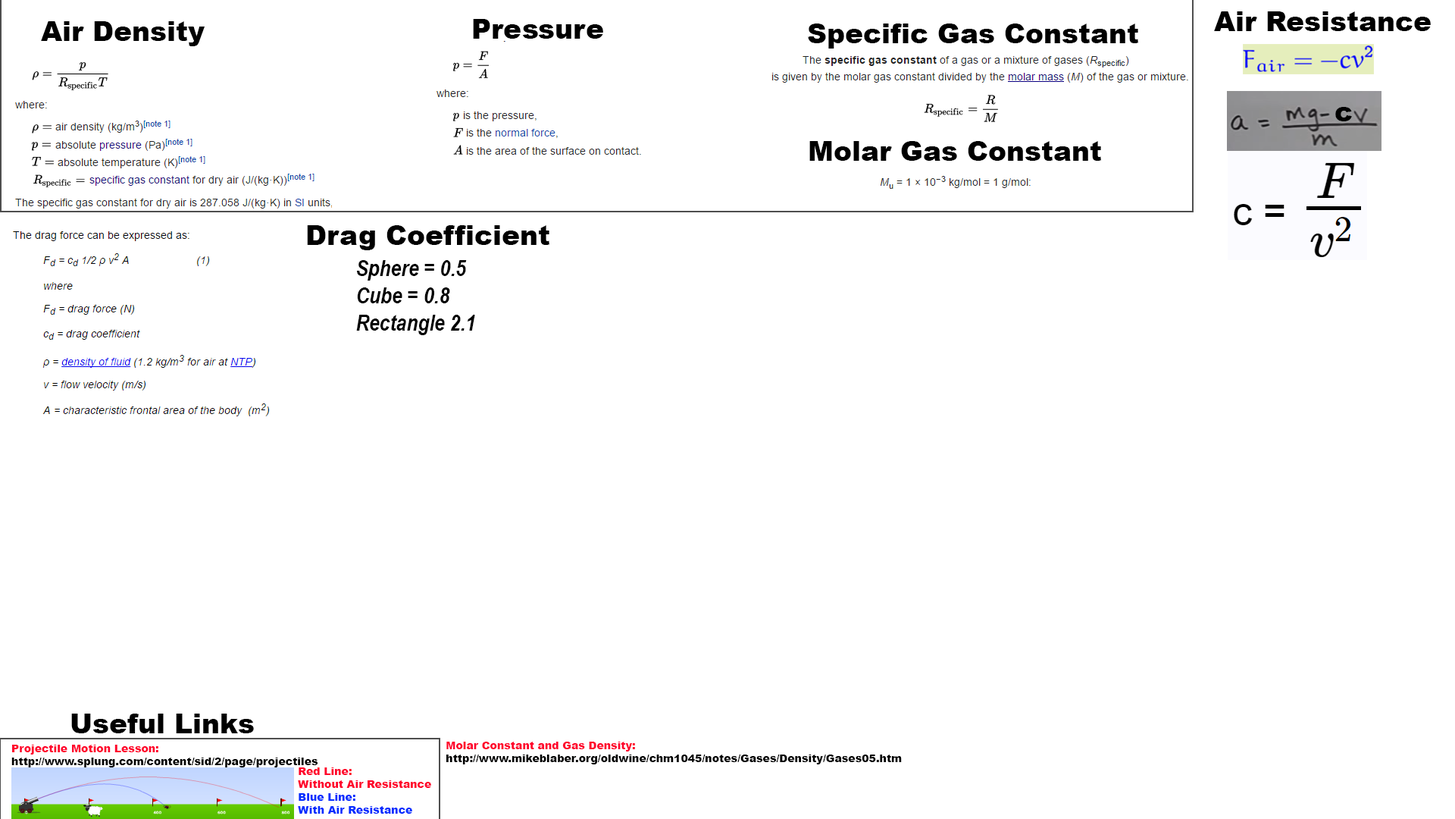
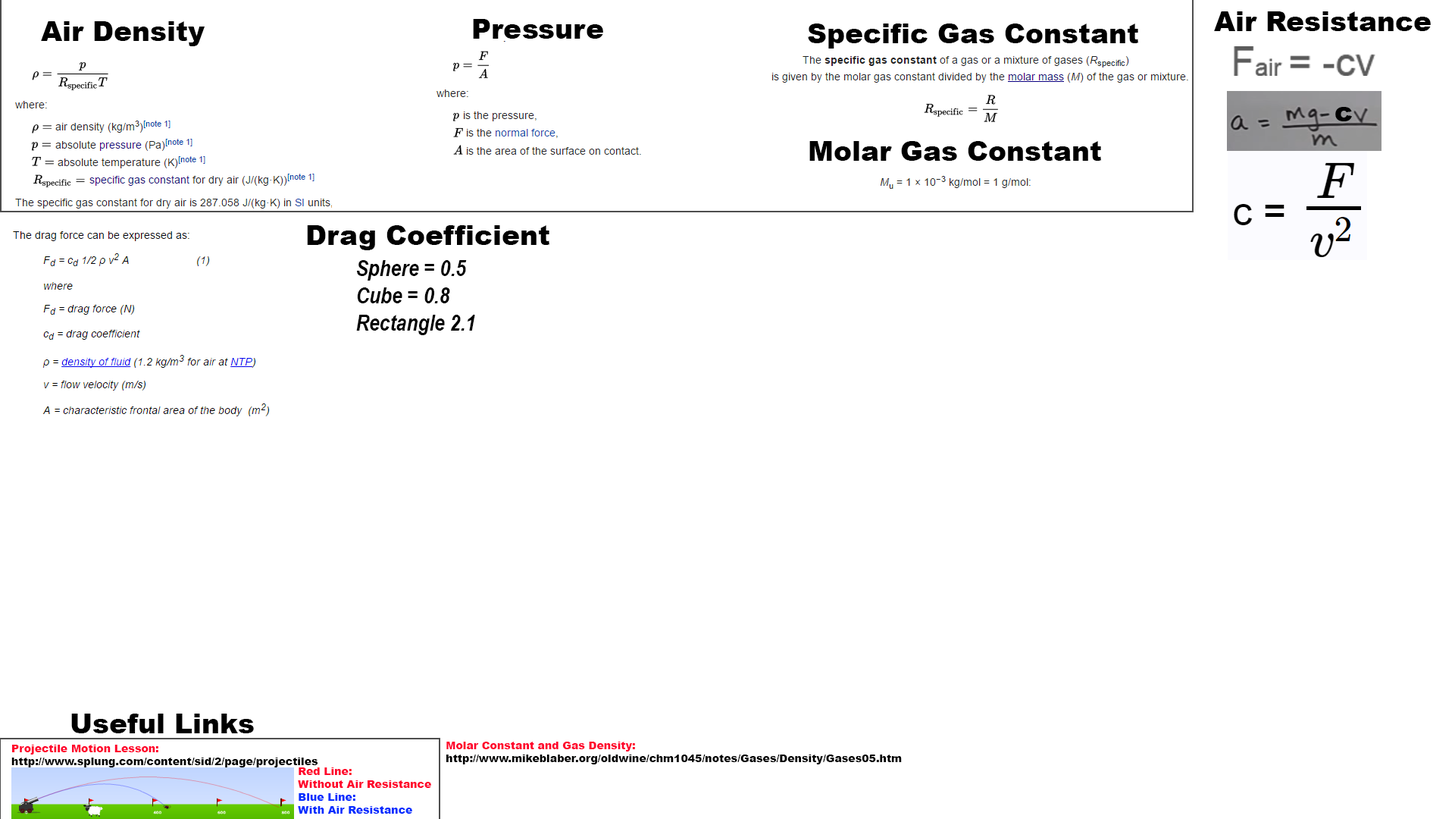
Revision of a layered 1455x819 image; what changed, layer by layer:
moved "Air Resistance Acceleration" into group "Air Resistance", painted on it over [1335, 106, 1353, 122]
renamed "Layer 2" to "Fair = -CV", opacity 100% → 65%, moved it into group "Air Resistance", painted on it over [1233, 43, 1376, 76]
removed layer "c" from group "Useful Links" over [1335, 106, 1353, 122]
